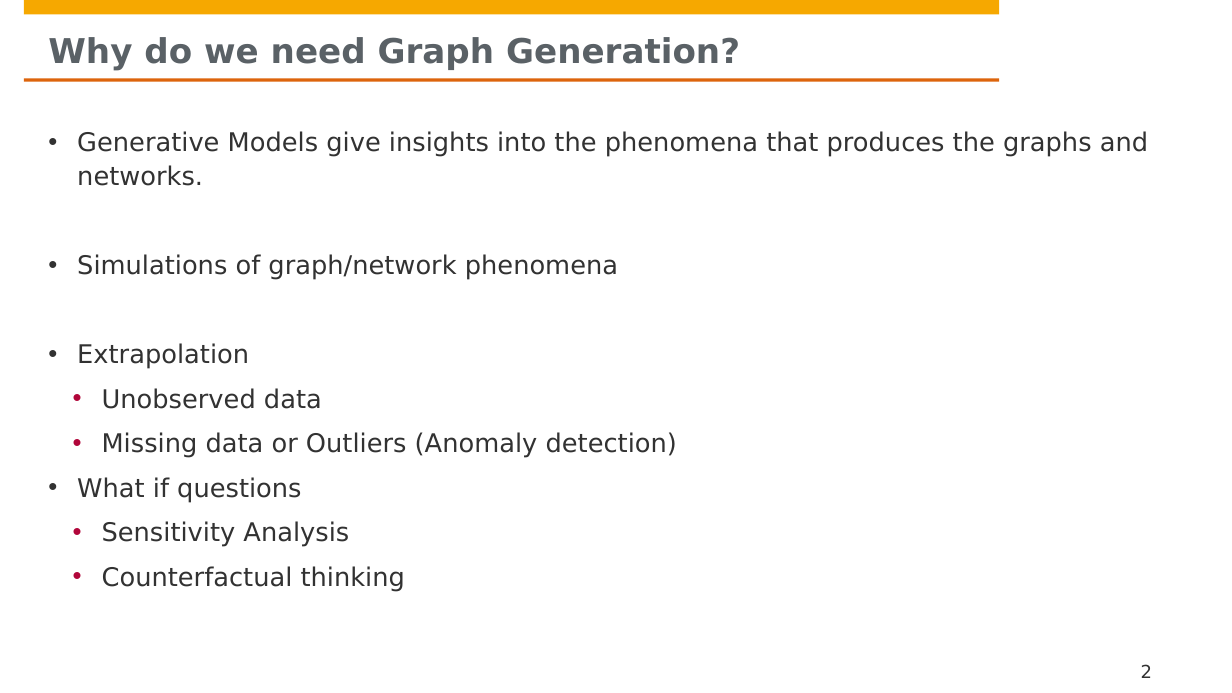
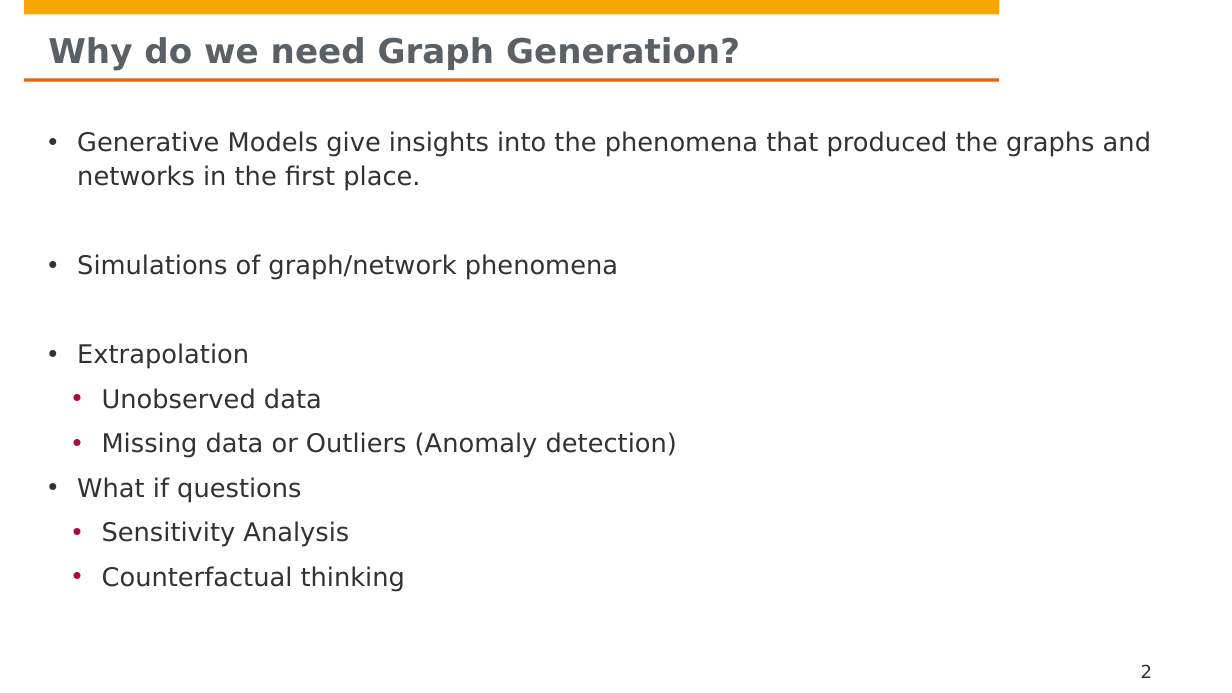
Before and after one commit to hpi-sam/GNN-Course-2020, a slide deck: slide 2 of 12. Deep Generative Graph Models.pptx. Drawn at 1232x693 pixels with LibreOffice and Linux fonts; fonts in the diff are those of the drawing; background and template pictures are left out. Boxes give left, top, right and bottom in pixels: in the first picture for what was removed or moved away, otherwise in the second. Text is boxed around its words. In the diff, an @@ line names an element or a change of style, - is before the commit and + after.

```diff
--- a/12. Deep Generative Graph Models.pptx
+++ b/12. Deep Generative Graph Models.pptx
@@ text at <box>77,131,1151,191</box>: text changed @@
-• Generative Models give insights into the phenomena that produces the graphs and networks.
+• Generative Models give insights into the phenomena that produced the graphs and networks in the first place.
```
Also in this commit, not shown: 2 other slides changed, 1 slide added.
